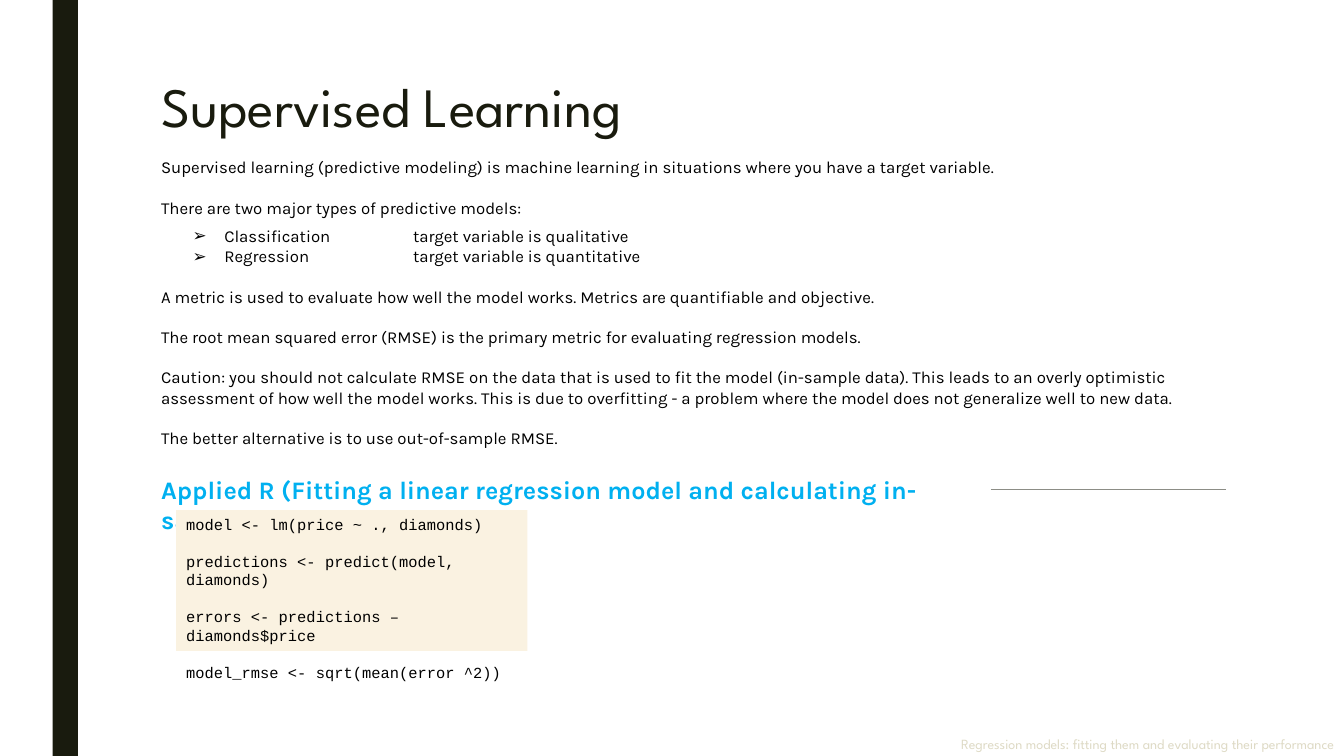
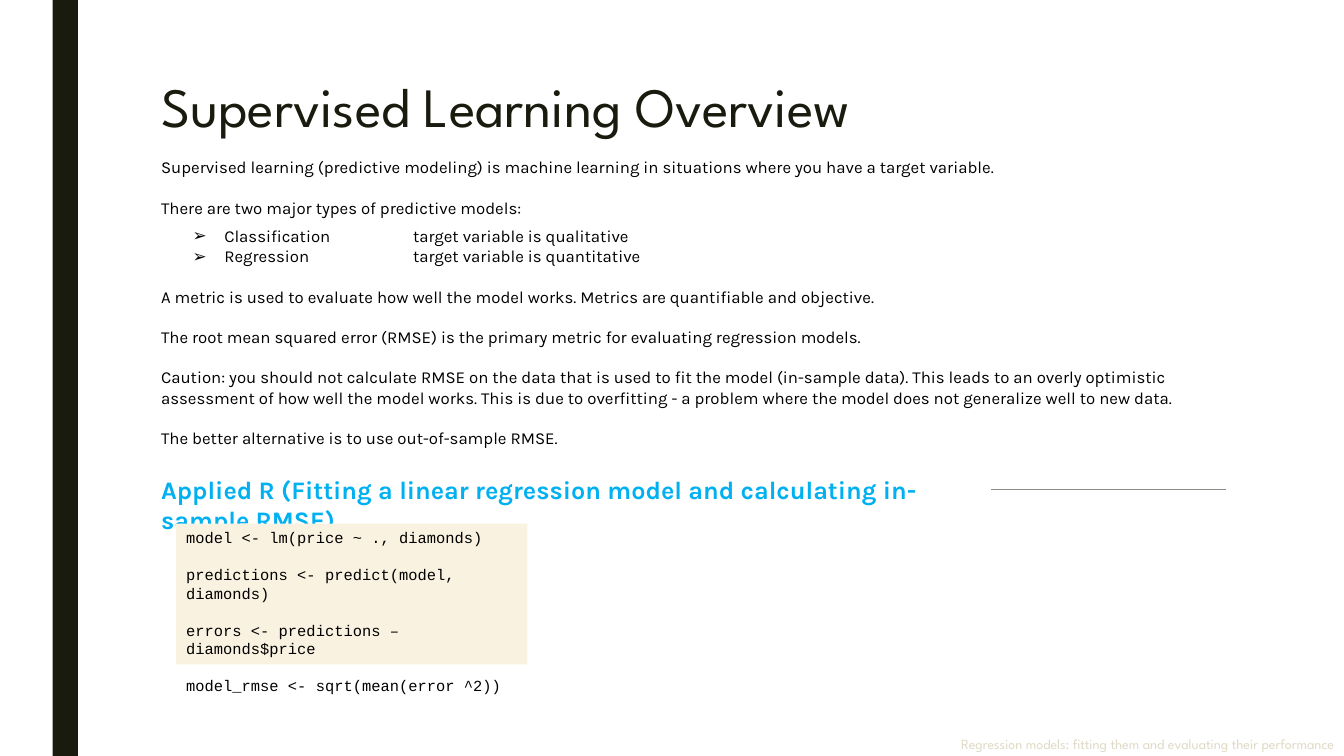
Before and after one commit to parcap/business-education, a slide deck: slide 3 of Machine-Learning-Toolbox/Machine Learning Toolbox.pptx. Drawn at 1344x756 pixels with LibreOffice and Linux fonts; fonts in the diff are those of the drawing. Boxes give left, top, right and bottom in pixels: in the first picture for what was removed or moved away, otherwise in the second. Text is boxed around its words. In the diff, an @@ line names an element or a change of style, - is before the commit and + after.

```diff
--- a/Machine-Learning-Toolbox/Machine Learning Toolbox.pptx
+++ b/Machine-Learning-Toolbox/Machine Learning Toolbox.pptx
@@ title at bbox=[161, 89, 850, 139]: text changed @@
-Supervised Learning
+Supervised Learning Overview
@@ rectangle "model <- lm(price ~ ., ...": place and size @@
-rectangle "model <- lm(price ~ ., ..." at bbox=[176, 510, 527, 651]
+rectangle "model <- lm(price ~ ., ..." at bbox=[176, 523, 527, 664]
```
Also in this commit, not shown: 1 slide added, 4 slides removed, 4 other files.
